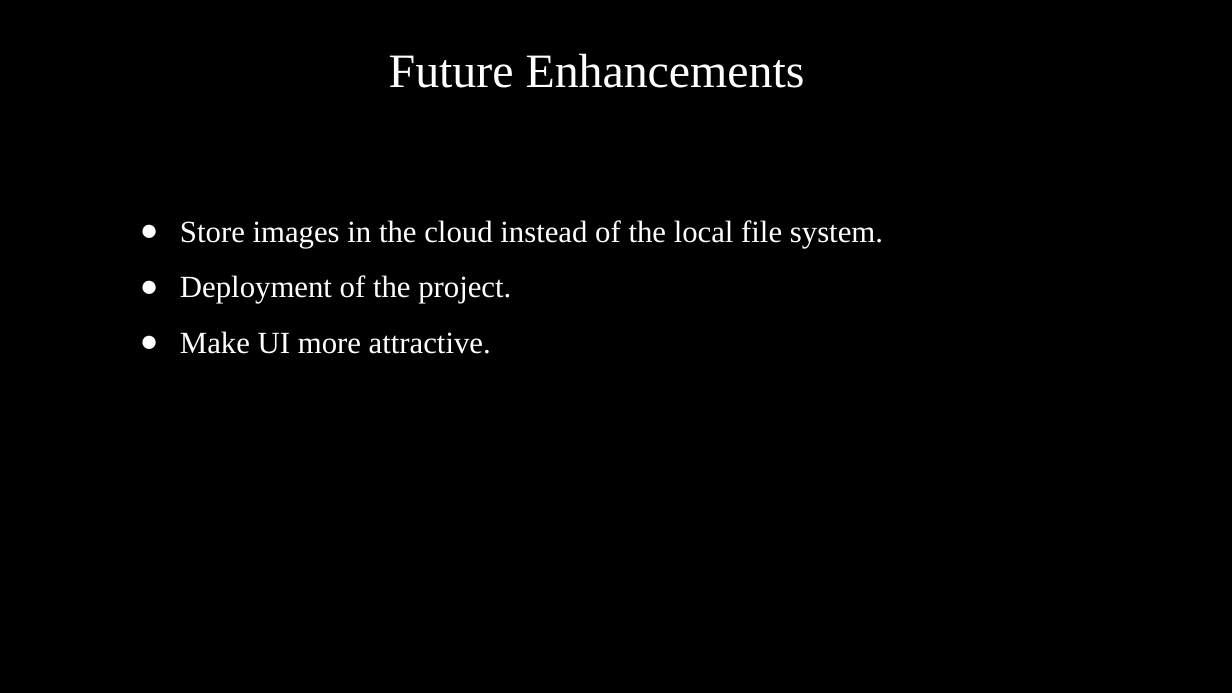
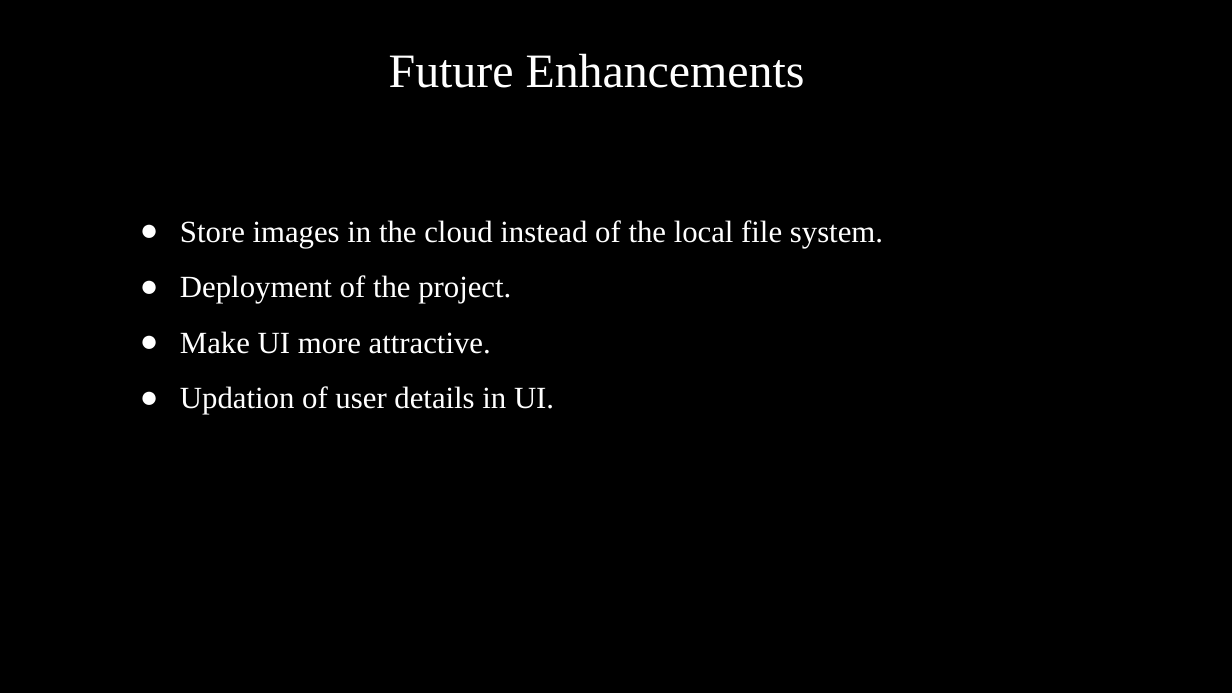
Before and after one commit to gh-gaurav/Reimbursement-Portal, a slide deck: slide 14 of Reimbursement Portal-1.pptx. Drawn at 1232x693 pixels with LibreOffice and Linux fonts; fonts in the diff are those of the drawing. Boxes give left, top, right and bottom in pixels: in the first picture for what was removed or moved away, otherwise in the second. Text is boxed around its words. In the diff, an @@ line names an element or a change of style, - is before the commit and + after.

```diff
--- a/Reimbursement Portal-1.pptx
+++ b/Reimbursement Portal-1.pptx
@@ text at [180, 386, 554, 414]: paragraph added @@
+● Updation of user details in UI.
```
Also in this commit, not shown: 4 other files.
